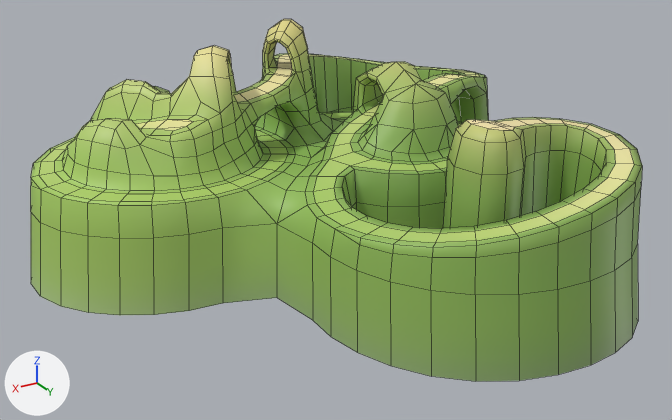
One commit to the FBX model master/Assets/Models/model_island_08.fbx: the scene before it, then after it.
Camera for both pictures: a camera (50 mm lens) standing at (4.09, 7.24, 3.17) and looking at (-0.06, 0.32, -0.28). The lights are fixed; the arrows at lower left show +X, +Y and +Z. Mesh edges are drawn as thin lines. Where no turn or scale is listed for an object, it has been applied to the vertices.

In view in the first picture: 'island_08_geo'.
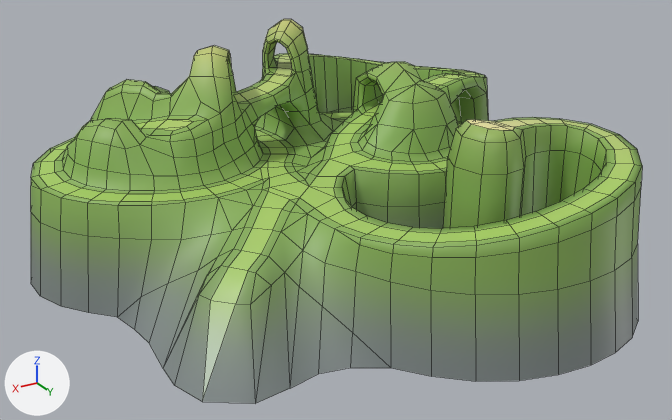
Commit message: update island base models

Where the newer file only moved an object's origin or applied its transform, the numbers keep the older frame.

Patch to the scene script:
```diff
--- a/master/Assets/Models/model_island_08.fbx.py
+++ b/master/Assets/Models/model_island_08.fbx.py
@@ me_mesh @@
 # used by ob_island_08_geo; location = (0.0, 0.0, 0.0)
-me_mesh.from_pydata(...)  # 1174 vertices, 1147 faces; spans x -2.63..2.63, y -3.07..3.07, z -0.68..1.27
+me_mesh.from_pydata(...)  # 1213 vertices, 1199 faces; spans x -2.63..2.63, y -3.07..3.07, z -0.68..1.27
+# me_mesh part 1
+# 21 vertices are removed from x 0.25..2.15, y 0.33..2.3, z -0.68..0.25
+# 36 faces are deleted
+# 11 vertices move from x 0.41..1.85, y 0.53..1.95, z 0.0..0.26 to x 0.41..1.87, y 0.55..1.96, z 0.0..0.29
+# 60 vertices are added at x 0.4..2.17, y 0.26..2.32, z -0.68..0.28
+# 88 new faces join them
+# me_mesh part 2: 1111 kept faces spanning x -2.63..2.63, y -3.07..3.07, z -0.68..1.27 get new texture (UV) coordinates
 me_mesh.materials.append(mat_lambert2)
```

Changed parts and their boxes [x1, y1, x2, y2] in the pictures (672 x 420 px):
'island_08_geo', reshaped (6% taller)
    before: [31, 19, 642, 381]
    after: [31, 19, 642, 404]
part 1 of me_mesh, built on
    before: [88, 159, 431, 376]
    after: [88, 159, 431, 404]
part 2 of me_mesh, surface changed
    both: [31, 19, 641, 381]
